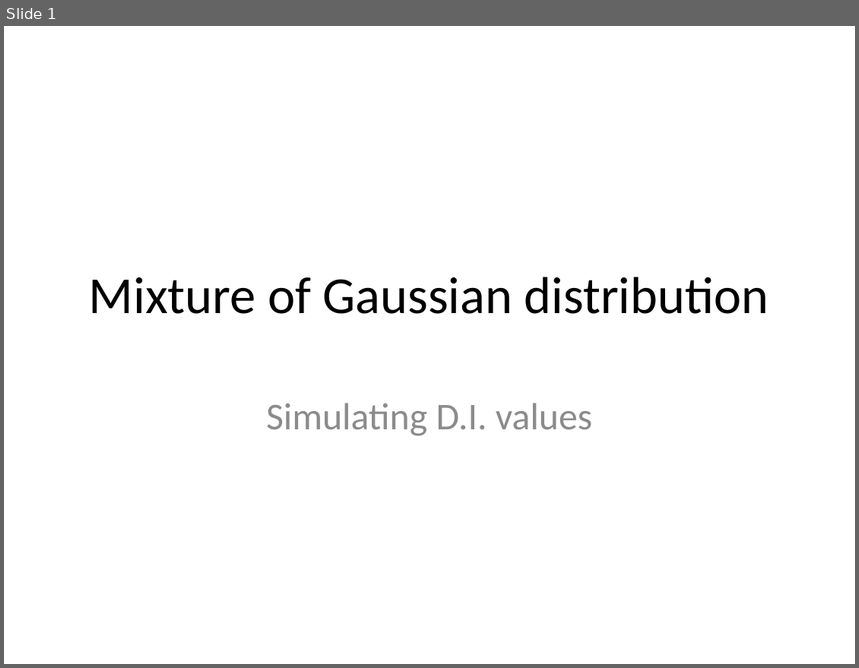
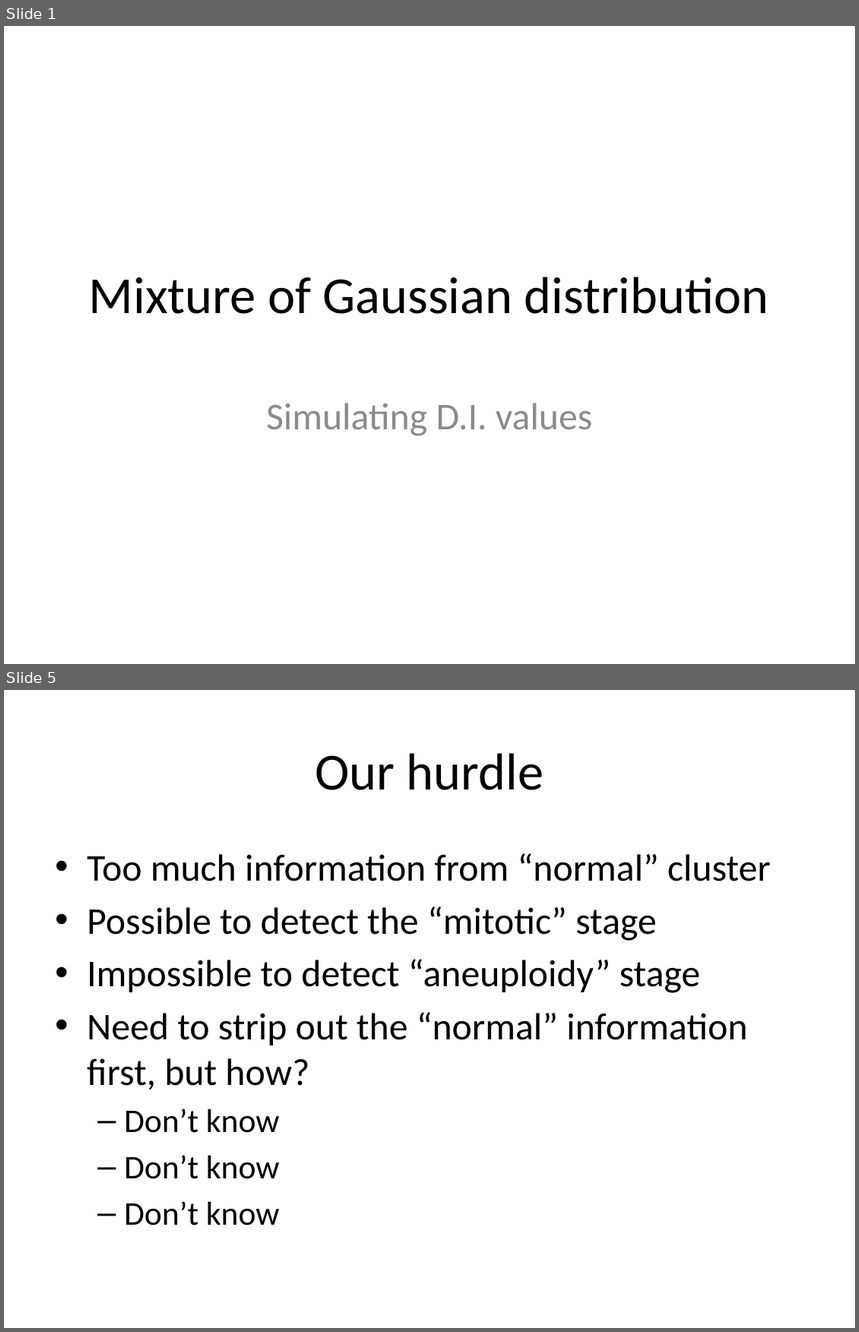
Before and after one commit to 2waybene/mixturemodel, a slide deck: doc/oscc_project_v1.pptx. Shown one above the other, each under a label of ours: slide 1 before the commit, slides 1 and 5 after it; the slides between them are not shown. The pictures are 859x668 and 859x1332 pixels, drawn with LibreOffice and Linux fonts; fonts in the diff are those of the drawing. Boxes give left, top, right and bottom in pixels: in the first picture for what was removed or moved away, otherwise in the second. Text is boxed around its words. In the diff, an @@ line names an element or a change of style, - is before the commit and + after.

```diff
--- a/doc/oscc_project_v1.pptx
+++ b/doc/oscc_project_v1.pptx
@@ slide 5 added at [4,690,855,1328], background #FFFFFF @@
@@ title added at [315,753,544,790], 44 pt, text #000000 @@
+Our hurdle
@@ text added at [87,853,771,1226], 32 pt, text #000000 @@
+• Too much information from “normal” cluster
+• Possible to detect the “mitotic” stage
+• Impossible to detect “aneuploidy” stage
+• Need to strip out the “normal” information first, but how?
+  – Don’t know
+  – Don’t know
+  – Don’t know
```
Also in this commit, not shown: 1 slide changed, 4 other slides added, 7 other files.
